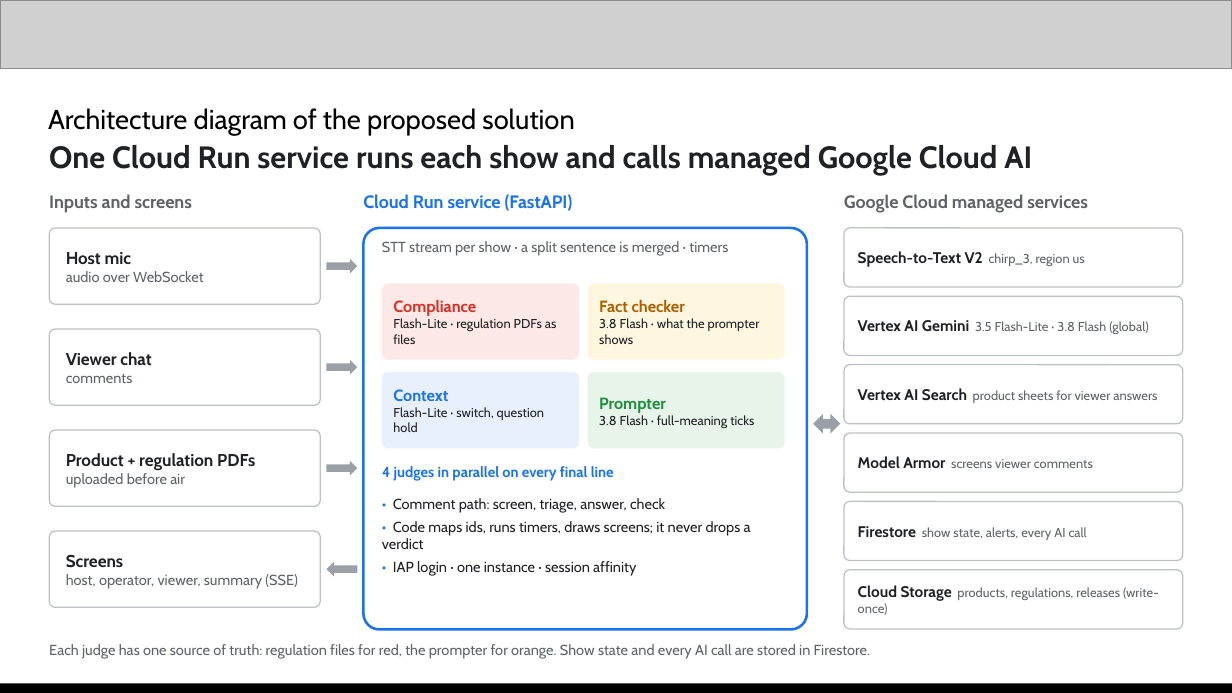
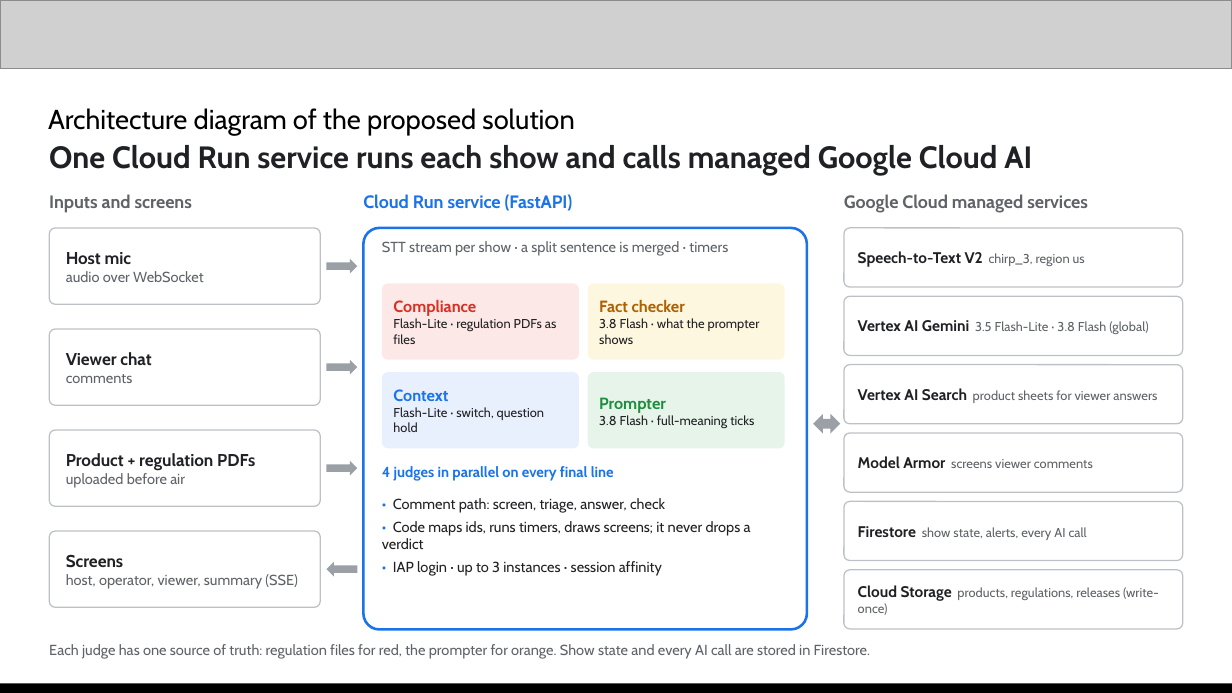
Before and after one commit to jwchoiKR/ai_builder_cup_uh, a slide deck: slide 7 of docs/decks/submission_1011.pptx. Drawn at 1232x693 pixels with LibreOffice and Linux fonts; fonts in the diff are those of the drawing; grey boxes stand for pictures. Boxes give left, top, right and bottom in pixels: in the first picture for what was removed or moved away, otherwise in the second. Text is boxed around its words. In the diff, an @@ line names an element or a change of style, - is before the commit and + after.

Commit message:
docs(decks): Say up to 3 instances again in deck and README

```diff
--- a/docs/decks/submission_1011.pptx
+++ b/docs/decks/submission_1011.pptx
@@ text at (393,561,662,576): text changed @@
-• IAP login · one instance · session affinity
+• IAP login · up to 3 instances · session affinity
```
Also in this commit, not shown: 1 other slide changed, 2 other files.
